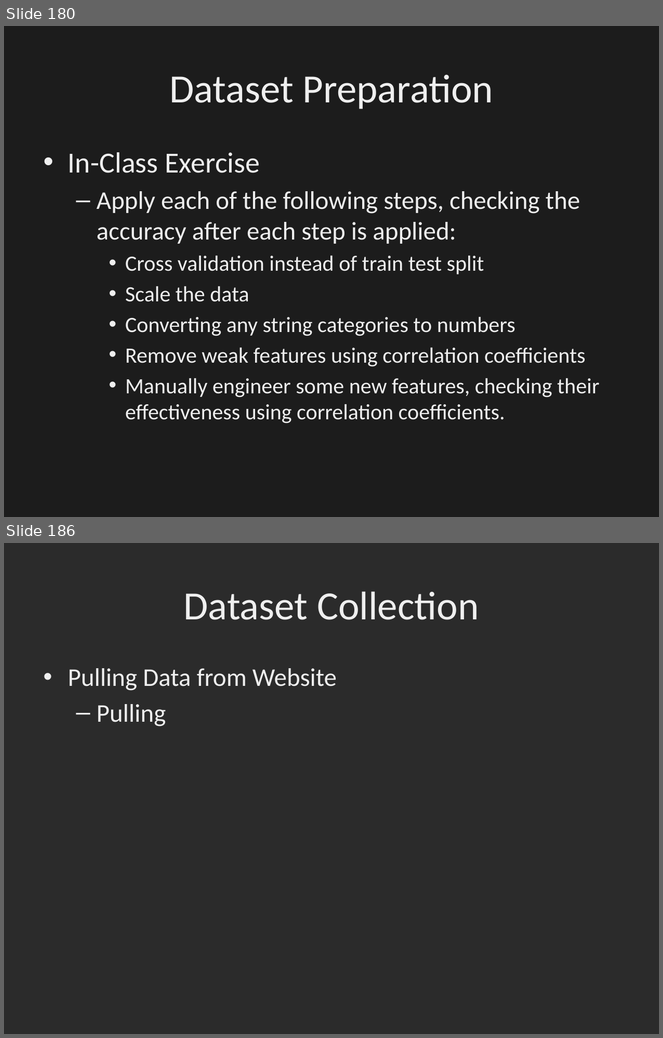
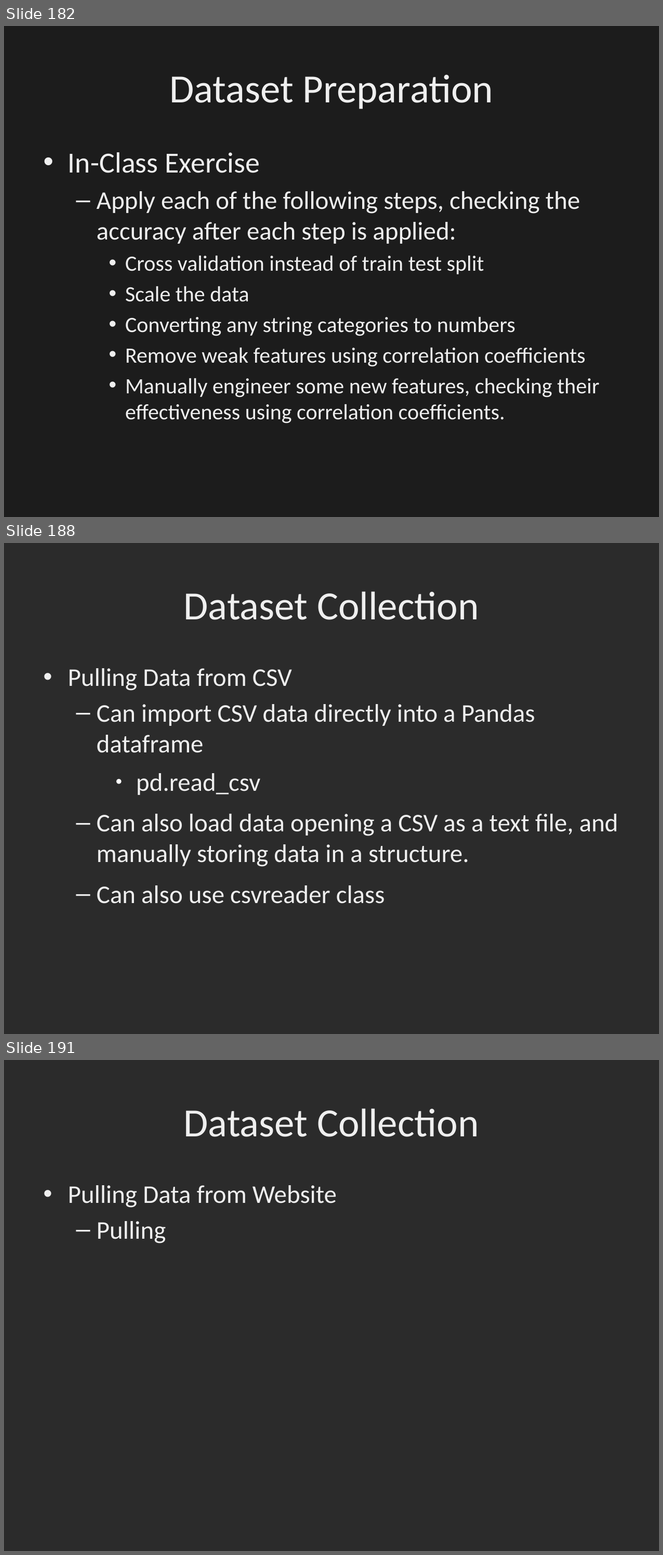
Before and after one commit to dbowmans46/PracticalProgramming, a slide deck: Session 7 - Python/Instructional Material/Session 7 - Python Brief Intro to Machine Learning with Scikit Learn.odp. Shown one above the other, each under a label of ours: slides 180 and 186 before the commit, slides 182, 188 and 191 after it; the slides between them are not shown. The pictures are 663x1038 and 663x1555 pixels, drawn with LibreOffice and Linux fonts; fonts in the diff are those of the drawing; background and template pictures are left out; a plain dark background stands for a picture behind light text. Boxes give left, top, right and bottom in pixels: in the first picture for what was removed or moved away, otherwise in the second. Text is boxed around its words. In the diff, an @@ line names an element or a change of style, - is before the commit and + after.

```diff
--- a/Session 7 - Python/Instructional Material/Session 7 - Python Brief Intro to Machine Learning with Scikit Learn.odp
+++ b/Session 7 - Python/Instructional Material/Session 7 - Python Brief Intro to Machine Learning with Scikit Learn.odp
@@ slide 188 added at <box>4,543,659,1034</box>, background picture (left out) @@
@@ title added at <box>184,591,479,620</box>, 44 pt, text #EFEFEF @@
+Dataset Collection
@@ text added at <box>68,668,619,904</box>, 28 pt, text #EFEFEF @@
+• Pulling Data from CSV
+  – Can import CSV data directly into a Pandas dataframe
+    ● pd.read_csv
+  – Can also load data opening a CSV as a text file, and manually storing data in a structure.
+  – Can also use csvreader class
@@ what was slide 180 is now slide 182 @@
@@ what was slide 186 is now slide 191 @@
```
Also in this commit, not shown: 4 slides changed, 5 other slides added, 1 slide removed, 1 other file.
